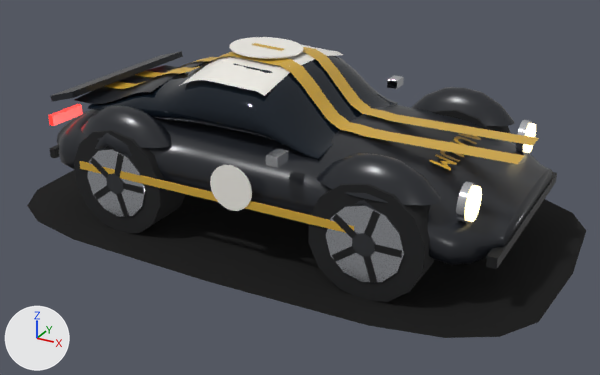
The glTF model art/models/car-0.glb: old version first, new version second.
Rendered twice from a camera (50 mm lens) standing at (2.58, -4.65, 2.51) and looking at (0.09, -0.12, 0.24). Arrows for +X, +Y and +Z are at lower left; the lights stay in place. The first picture is the older version. Vertices at exactly the same position are counted once.

In view in the first picture: 'car-0'.
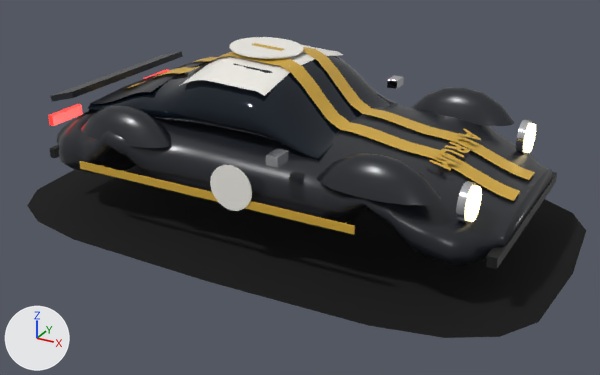
What differs and where, as boxes [x1, y1, x2, y2] in the pictures (600 x 375 px; the box of a moved part takes in the faces that stretch with it):
part 1 of me_body, deleted
    before: [74, 110, 514, 302]
part 2 of me_body, moved or reshaped (mostly hidden afterwards)
    before: [74, 65, 178, 103]
    after: [77, 77, 154, 120]
part 3 of me_body, moved or reshaped
    before: [366, 114, 539, 164]
    after: [365, 114, 535, 201]

The edits, one by one:
me_body is used by ob_car_0; location (0.0, 0.0, 0.0).
me_body had 3406 vertices, 6059 faces and spanned x -1.9..1.9, y -1.14..1.14, z 0.0..1.16.
me_body now has 2958 vertices, 5291 faces and spans x -1.9..1.9, y -1.14..1.14, z 0.01..1.16.
me_body part 1: 32 loose pieces with 448 vertices, spanning x -1.21..1.26, y -0.88..0.88, z 0.0..0.72, are deleted.
Part 2, on me_body:
8 vertices in x -1.45..-1.42, y -0.52..0.52, z 0.73..0.76 move by (0.0, 0.0, -0.1).
8 vertices in x -1.37, y -0.24..0.24, z 0.75..0.76 move by (0.0, 0.0, -0.05).
6 vertices in x -1.46..-1.44, y -0.52..0.52, z 0.73..0.76 move by (0.0, 0.0, -0.11).
6 vertices in x -1.54, y -0.24..0.24, z 0.76 move by (0.0, 0.0, -0.16).
4 vertices in x -1.5..-1.48, y -0.52..0.52, z 0.73..0.75 move by (0.0, 0.0, -0.14).
4 vertices in x -1.48..-1.46, y -0.52..0.52, z 0.73..0.75 move by (0.0, 0.0, -0.12).
14 vertices move from x -1.5..-1.37, y -0.52..0.52, z 0.73..0.75 to x -1.5..-1.37, y -0.52..0.52, z 0.58..0.69.
Part 3, on me_body:
6 vertices in x 0.69, y -0.24..0.24, z 0.74 move by (0.0, 0.0, -0.01).
6 vertices in x 0.78, y -0.24..0.24, z 0.74 move by (0.0, 0.0, -0.03).
6 vertices in x 0.87, y -0.24..0.24, z 0.74 move by (0.0, 0.0, -0.04).
6 vertices in x 0.95, y -0.24..0.24, z 0.74 move by (0.0, 0.0, -0.05).
6 vertices in x 1.04, y -0.24..0.24, z 0.74 move by (0.0, 0.0, -0.06).
6 vertices in x 1.12, y -0.24..0.24, z 0.74 move by (0.0, 0.0, -0.08).
30 vertices move from x 1.21..1.55, y -0.24..0.24, z 0.74 to x 1.21..1.55, y -0.24..0.24, z 0.52..0.63.
me_body no longer uses material mat_tyre.
me_body no longer uses material mat_rim.
me_body no longer uses material mat_hub.
